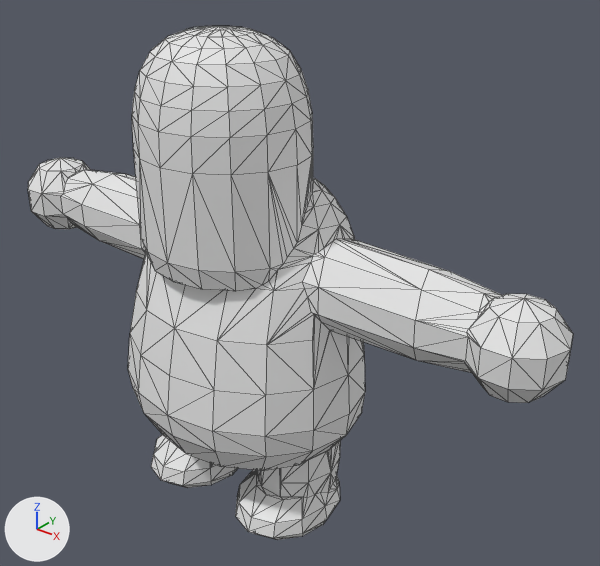
The OBJ model assets/structures/trial/unit_trial.obj, before and after one commit.
Rendered twice from a 50 mm lens placed at (1.98, -2.17, 2.35), pointed at (0.18, 0.09, 0.95). Every picture has the same lights, and +X, +Y and +Z are marked at lower left. The first picture is the older version. Mesh edges are drawn as thin lines. Where no turn or scale is listed for an object, it has been applied to the vertices. Vertices at exactly the same position are counted once.

The first picture shows 'unit'.
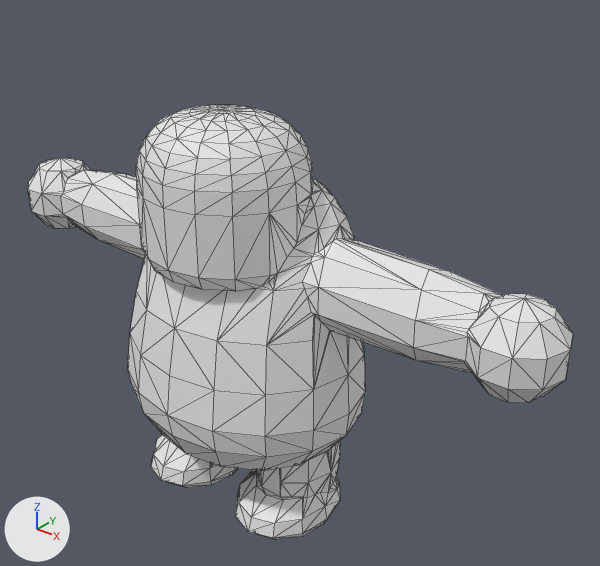
Where the change shows, as pixel boxes [x1, y1, x2, y2] in the pictures (600 x 566 px; the box of a moved part takes in the faces that stretch with it):
```json
{"object": "unit", "change": "reshaped", "before": [28, 26, 573, 540], "after": [28, 105, 573, 540], "on screen": "15% shorter"}
{"part": 1, "of": "me_unit", "change": "moved or reshaped", "before": [132, 26, 322, 291], "after": [136, 105, 322, 291]}
```

Edits to the scene script, one JSON object a line:
```json
{"block": "me_unit", "where": "# used by ob_unit; location = (0.0, 0.0, 0.0)"}
{"op": "remove", "block": "me_unit", "code": "me_unit.from_pydata(...)  # 772 vertices, 1540 faces; spans x -1.28..1.28, y -0.47..0.38, z 0.0..1.91"}
{"op": "add", "block": "me_unit", "code": "me_unit.from_pydata(...)  # 776 vertices, 1548 faces; spans x -1.28..1.28, y -0.47..0.38, z 0.0..1.63"}
{"block": "me_unit", "change": "me_unit part 1"}
{"block": "me_unit", "change": "22 vertices are removed from x -0.33..0.33, y -0.4..0.18, z 1.14..1.62"}
{"block": "me_unit", "change": "122 faces are deleted"}
{"block": "me_unit", "change": "32 vertices in x -0.12..0.12, y -0.23..-0.01, z 1.89..1.9 move by (0.0, 0.0, -0.27)"}
{"block": "me_unit", "change": "16 vertices in x -0.31..0.31, y -0.4..0.16, z 1.7 move by (0.0, 0.0, -0.21)"}
{"block": "me_unit", "change": "16 vertices in x -0.28..0.28, y -0.37..0.14, z 1.77 move by (0.0, 0.0, -0.23)"}
{"block": "me_unit", "change": "16 vertices in x -0.25..0.25, y -0.34..0.1, z 1.83 move by (0.0, 0.0, -0.25)"}
{"block": "me_unit", "change": "16 vertices in x -0.19..0.19, y -0.29..0.05, z 1.87 move by (0.0, 0.0, -0.26)"}
{"block": "me_unit", "change": "12 vertices in x -0.32..0.32, y -0.41..0.18, z 1.62 move by (0.0, 0.0, -0.18)"}
{"block": "me_unit", "change": "12 vertices move from x -0.31..0.31, y -0.42..-0.12, z 1.14..1.91 to x -0.31..0.31, y -0.42..-0.12, z 1.12..1.63"}
{"block": "me_unit", "change": "26 vertices are added at x -0.33..0.33, y -0.4..0.18, z 1.13..1.44"}
{"block": "me_unit", "change": "130 new faces join them"}
{"block": "me_unit", "change": "other edits to the shape of me_unit do not show in these pictures"}
```
